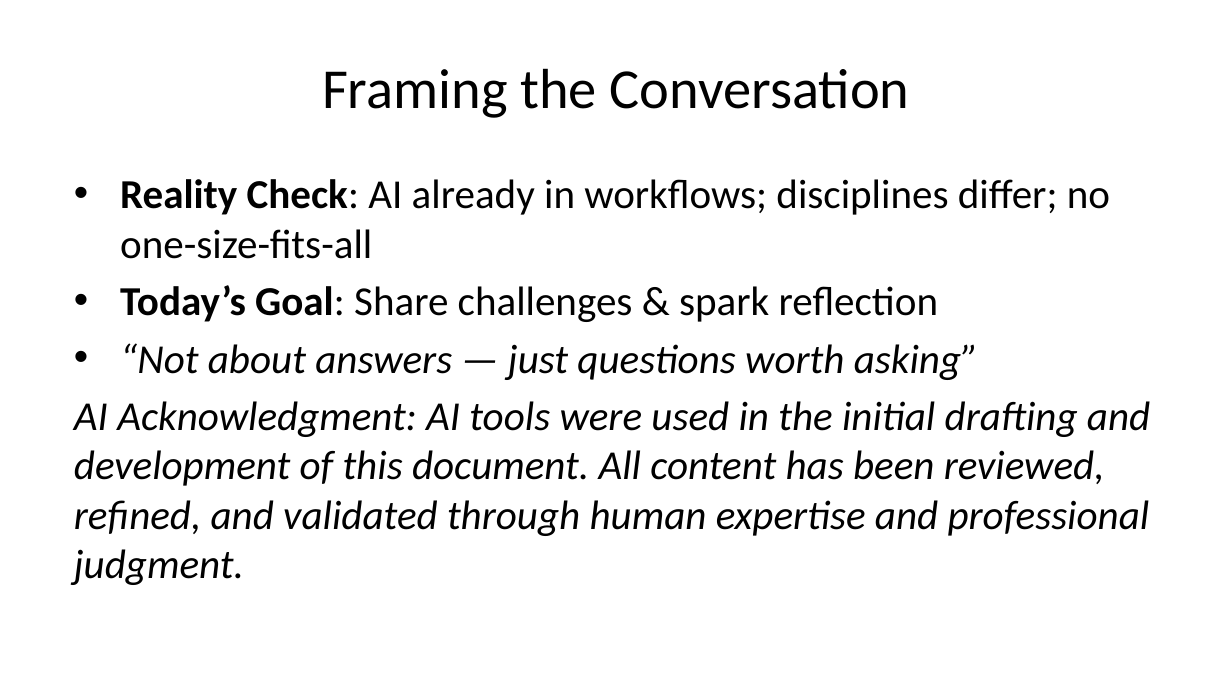
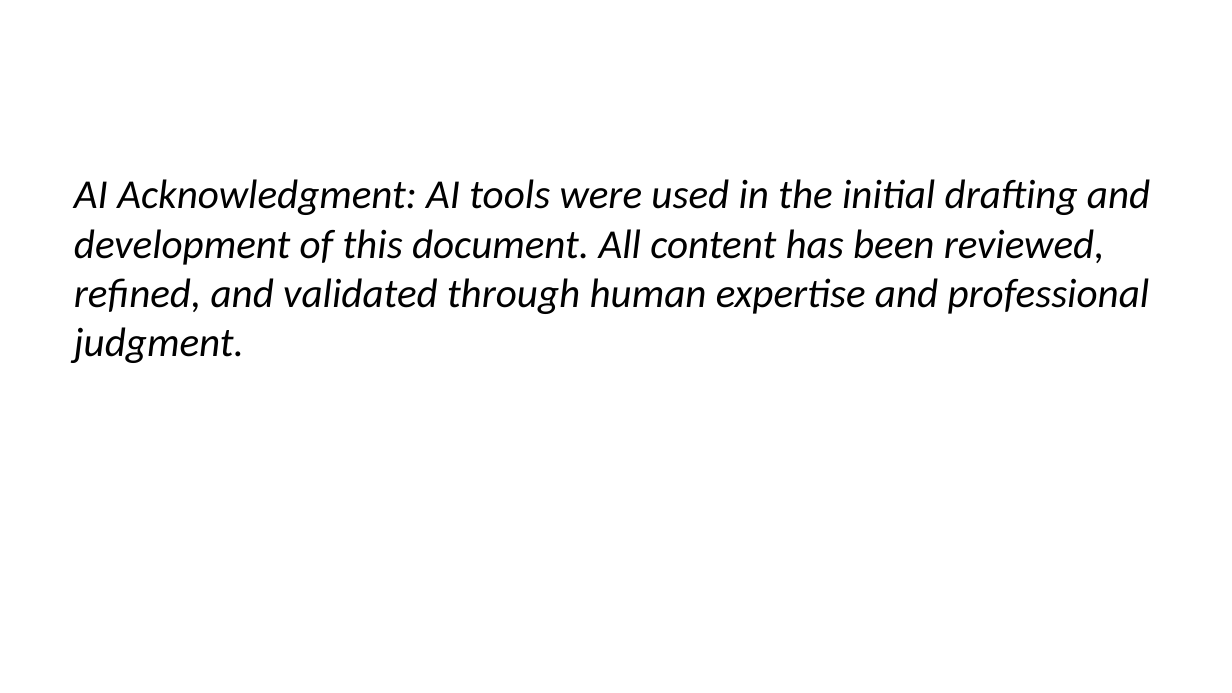
Before and after one commit to michael-borck/AI-in-the-Curriculum, a slide deck: slide 3 of cl-ai-in-the-curriculum.pptx. Drawn at 1232x693 pixels with LibreOffice and Linux fonts; fonts in the diff are those of the drawing. Boxes give left, top, right and bottom in pixels: in the first picture for what was removed or moved away, otherwise in the second. Text is boxed around its words. In the diff, an @@ line names an element or a change of style, - is before the commit and + after.

```diff
--- a/cl-ai-in-the-curriculum.pptx
+++ b/cl-ai-in-the-curriculum.pptx
@@ title removed at box(322, 68, 910, 118) @@
-Framing the Conversation
@@ text at box(120, 179, 1110, 380): paragraphs removed @@
-• Reality Check: AI already in workflows; disciplines differ; no one-size-fits-all
-• Today’s Goal: Share challenges & spark reflection
-• “Not about answers — just questions worth asking”
```
Also in this commit, not shown: 1 other slide changed, 3 slides added, 1 slide removed, 6 other files.
